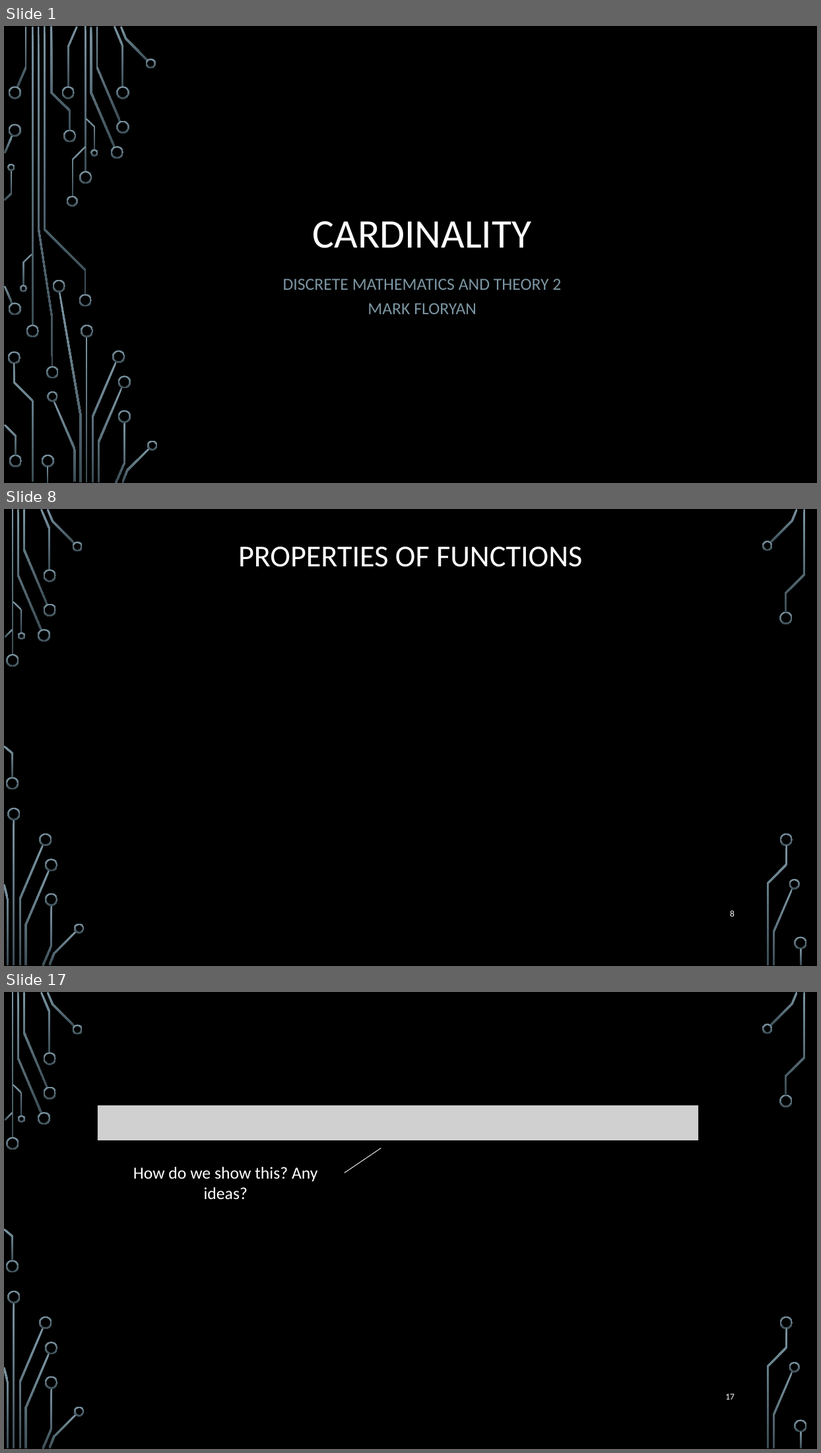
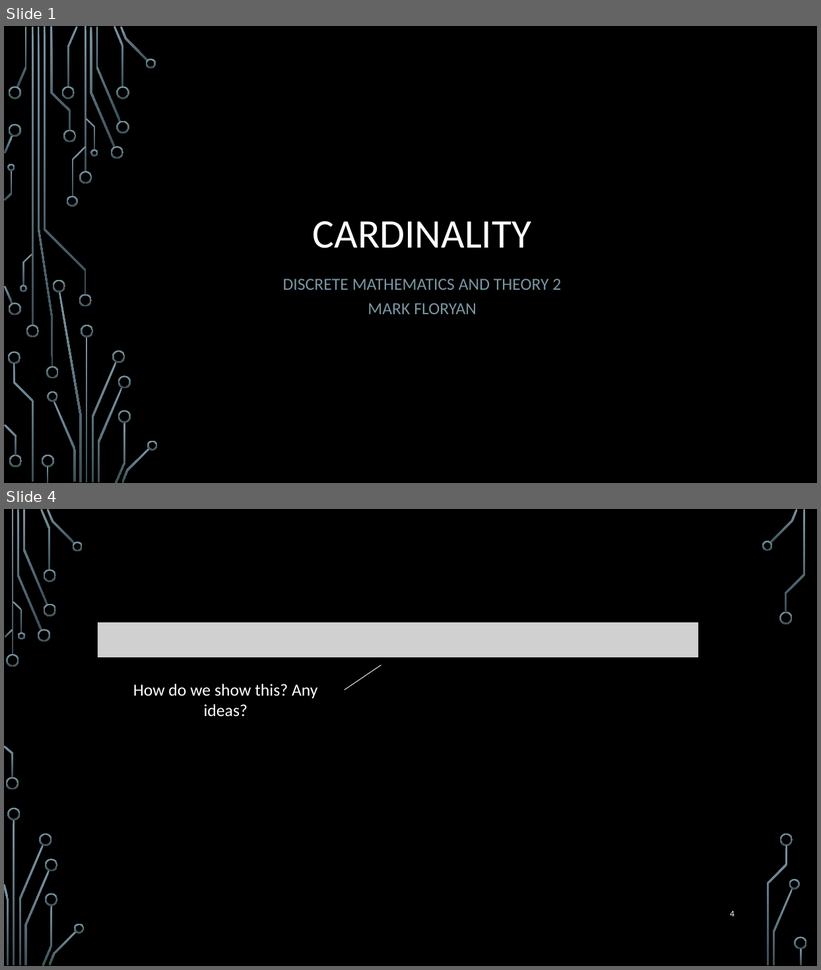
Before and after one commit to markfloryan/dmt2, a slide deck: slides/01-Cardinality.pptx. Shown one above the other, each under a label of ours: slides 1, 8 and 17 before the commit, slides 1 and 4 after it; the slides between them are not shown. The pictures are 821x1453 and 821x970 pixels, drawn with LibreOffice and Linux fonts; fonts in the diff are those of the drawing; grey boxes stand for pictures; background and template pictures are left out. Boxes give left, top, right and bottom in pixels: in the first picture for what was removed or moved away, otherwise in the second. Text is boxed around its words. In the diff, an @@ line names an element or a change of style, - is before the commit and + after.

```diff
--- a/slides/01-Cardinality.pptx
+++ b/slides/01-Cardinality.pptx
@@ slide 8 removed at [4, 509, 817, 966], background picture (left out); not listed: 36 template elements that a slide beside it also shows @@
@@ title removed at [238, 547, 582, 567] @@
-PROPERTIES OF FUNCTIONS
@@ page number removed at [730, 911, 735, 917] @@
-8
@@ what was slide 17 is now slide 4 @@
@@ page number at [730, 911, 735, 917]: text changed @@
-17
+4
```
Also in this commit, not shown: 8 slides changed, 13 other slides removed.
